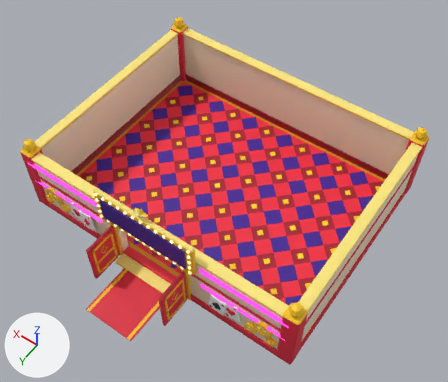
The FBX model models/fbx/CasinoTier1.fbx: old version first, new version second.
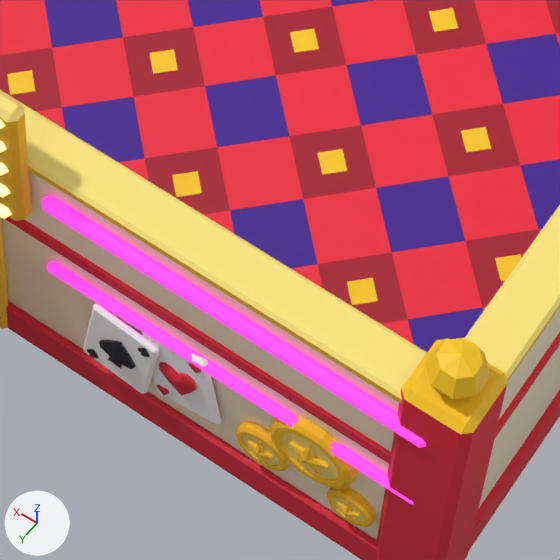
The first picture shows the older version from a camera (50 mm lens) standing at (-0.425, 0.604, 0.953) and looking at (-0.032, 0.053, 0.088). The close-ups show the older and then the newer version on the part from 42% to 71% of the width and 58% to 93% of the height of that picture. Only the edits that show in the close-ups are written down. Every picture has the same lights, and +X, +Y and +Z are marked at lower left. Where no turn or scale is listed for an object, it has been applied to the vertices.

Names of what the first close-up shows: 'Floor', 'NeonStrip', 'SignBoard', 'Walls' and 2 more.
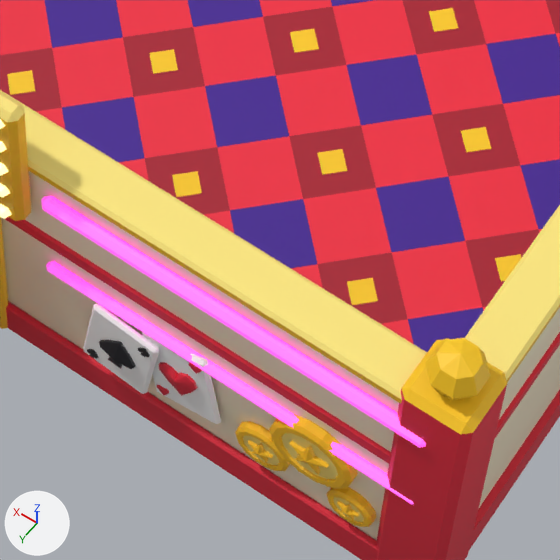
The change, as a diff of the scene's bpy script:
```diff
--- a/models/fbx/CasinoTier1.fbx.py
+++ b/models/fbx/CasinoTier1.fbx.py
@@ mat_neon_neonpink @@
 mat_neon_neonpink = principled_material('Neon_NeonPink')
-mat_neon_neonpink.base_color = (1.0, 0.0497, 0.644)  # pink #ff3fd2
+mat_neon_neonpink.base_color = (1.0, 0.247, 0.824)  # pink #ff88ea
 mat_neon_neonpink.roughness = 0.55
```

Changed parts and their boxes [x1, y1, x2, y2] in the close-ups (560 x 560 px):
'NeonStrip', recoloured: [41, 196, 426, 505] in both
